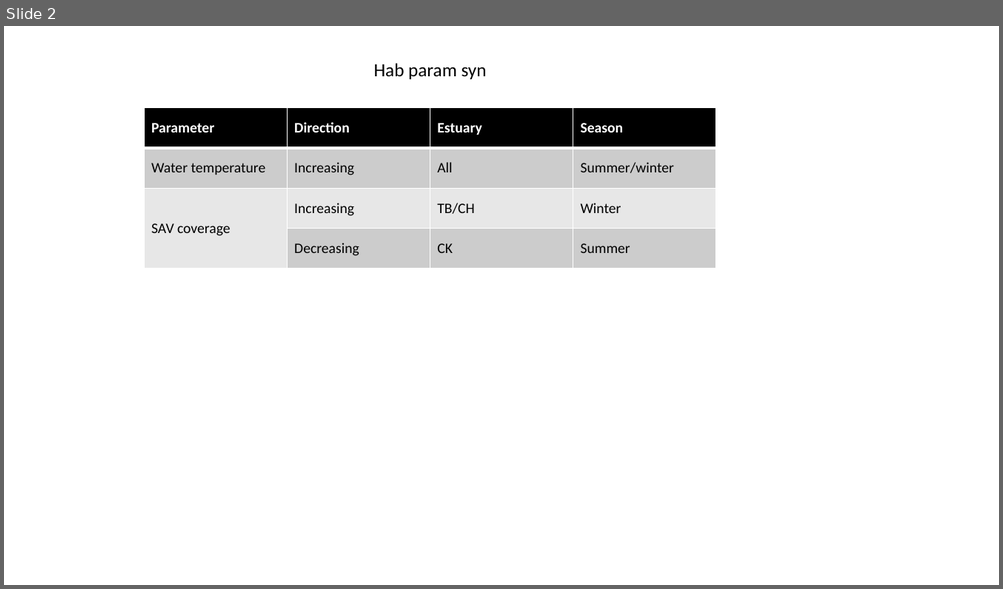
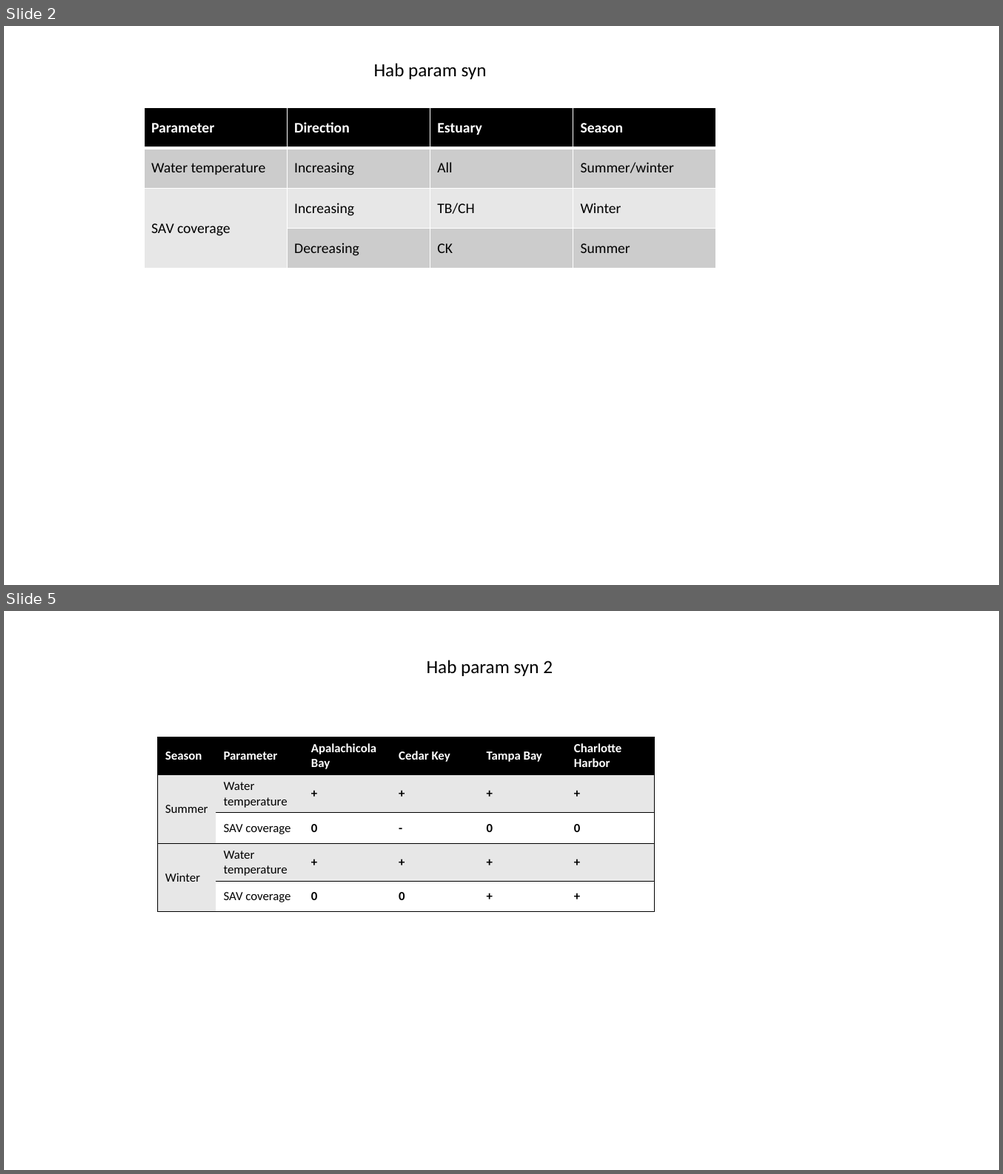
Before and after one commit to Sukerfish/osg_FIM, a slide deck: conceptFigs/initialSetup.pptx. Shown one above the other, each under a label of ours: slide 2 before the commit, slides 2 and 5 after it; the slides between them are not shown. The pictures are 1003x589 and 1003x1174 pixels, drawn with LibreOffice and Linux fonts; fonts in the diff are those of the drawing. Boxes give left, top, right and bottom in pixels: in the first picture for what was removed or moved away, otherwise in the second. Text is boxed around its words. In the diff, an @@ line names an element or a change of style, - is before the commit and + after.

```diff
--- a/conceptFigs/initialSetup.pptx
+++ b/conceptFigs/initialSetup.pptx
@@ slide 5 added at (x1=4, y1=611, x2=999, y2=1170), background #FFFFFF @@
@@ text added at (x1=427, y1=660, x2=552, y2=676), 18 pt, text #000000 @@
+Hab param syn 2
@@ table added at (x1=158, y1=737, x2=652, y2=911), 5 rows, 6 columns @@
+Season | Parameter | Apalachicola Bay | Cedar Key | Tampa Bay | Charlotte Harbor
+Summer | Water temperature | + | + | + | +
+ | SAV coverage | 0 | - | 0 | 0
+Winter | Water temperature | + | + | + | +
+ | SAV coverage | 0 | 0 | + | +
```
Also in this commit, not shown: 2 slides changed, 3 other files.
